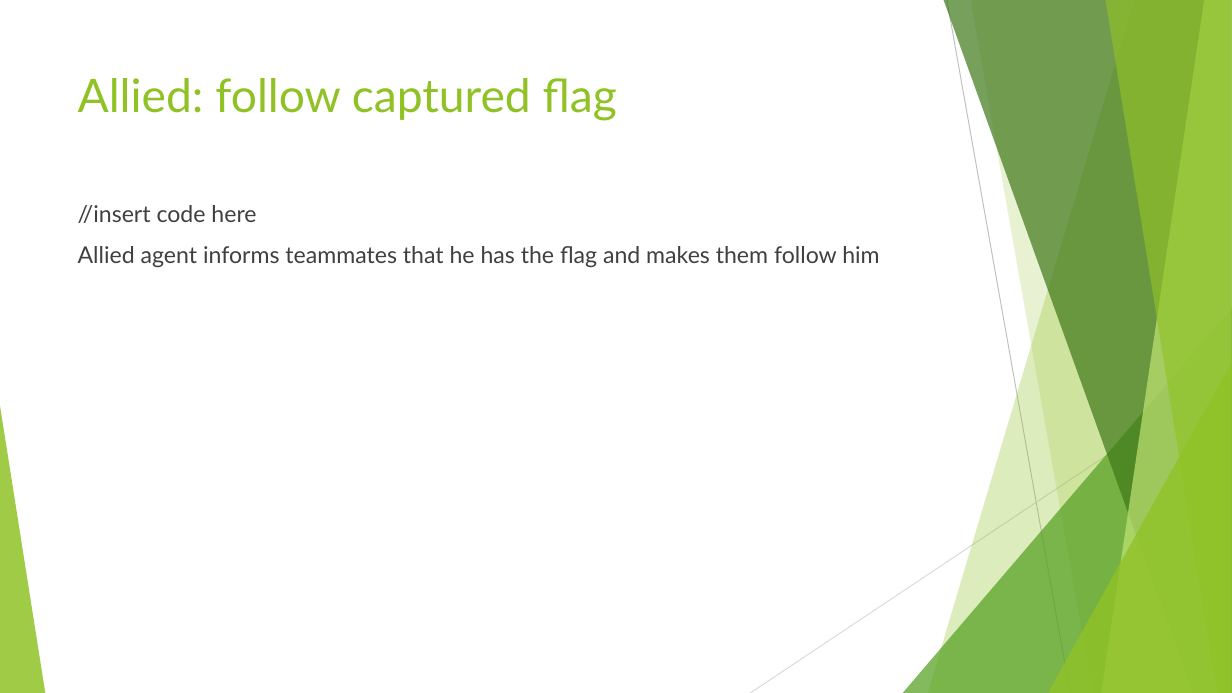
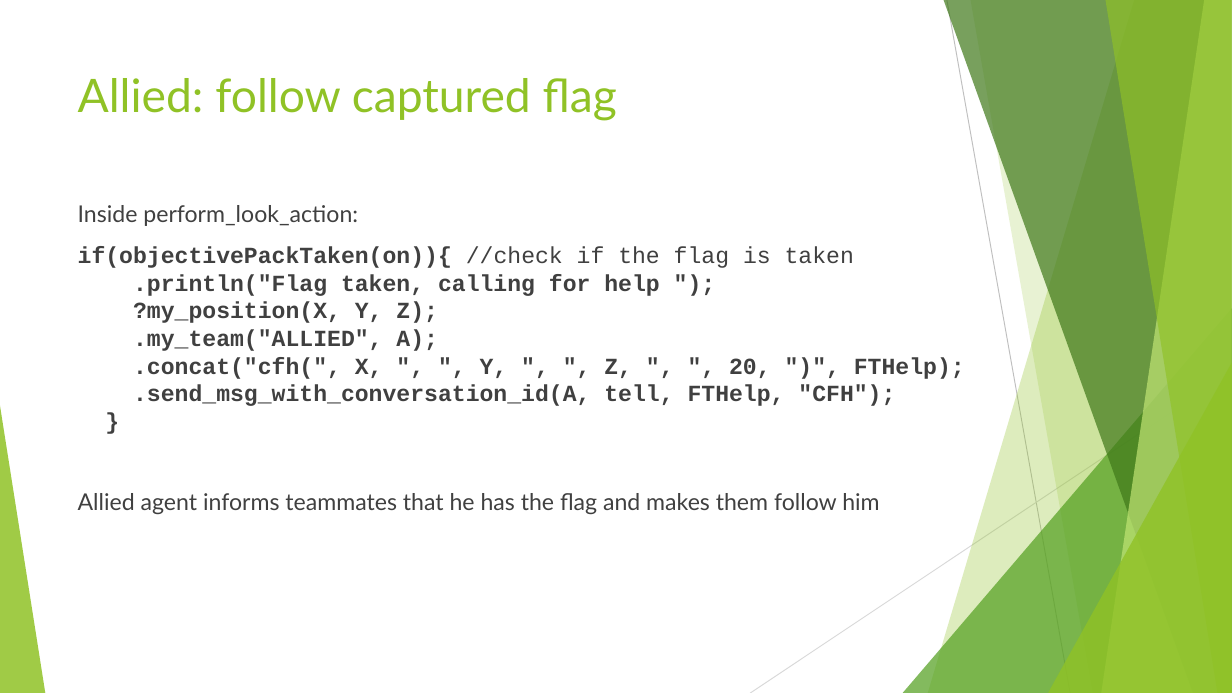
Before and after one commit to JRuiz130/ATAI-FinalWork, a slide deck: slide 5 of final-work-presentation.pptx. Drawn at 1232x693 pixels with LibreOffice and Linux fonts; fonts in the diff are those of the drawing. Boxes give left, top, right and bottom in pixels: in the first picture for what was removed or moved away, otherwise in the second. Text is boxed around its words. In the diff, an @@ line names an element or a change of style, - is before the commit and + after.

```diff
--- a/final-work-presentation.pptx
+++ b/final-work-presentation.pptx
@@ text at bbox=[78, 205, 965, 406]: text changed; font Lato to Courier New; bold on @@
-//insert code here
+Inside perform_look_action:
+if(objectivePackTaken(on)){ //check if the flag is taken
+.println("Flag taken, calling for help ");
+?my_position(X, Y, Z);
+.my_team("ALLIED", A);
+.concat("cfh(", X, ", ", Y, ", ", Z, ", ", 20, ")", FTHelp);
+.send_msg_with_conversation_id(A, tell, FTHelp, "CFH");
+}
```
Also in this commit, not shown: 4 other slides changed, 1 slide removed.
